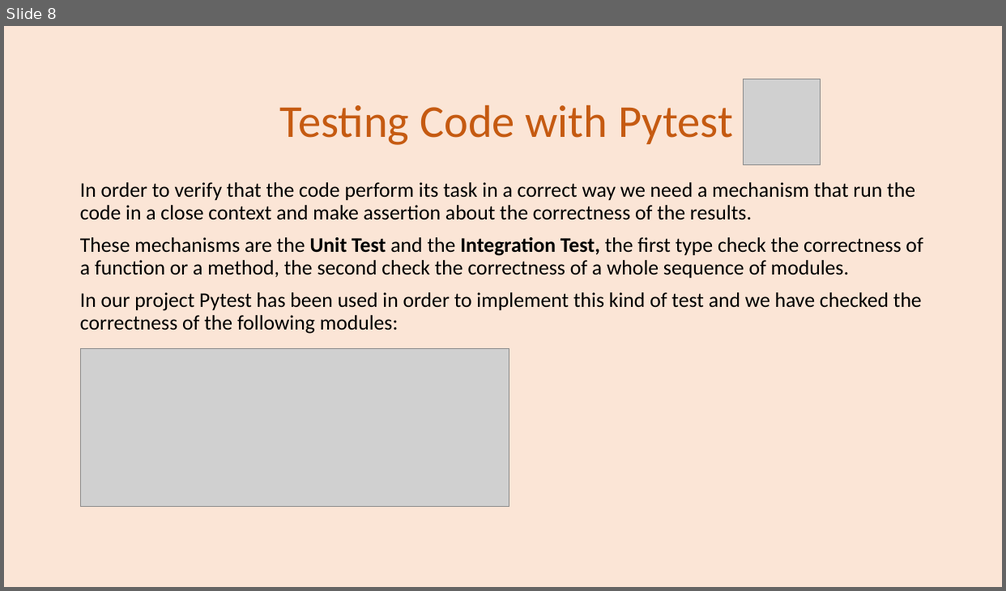
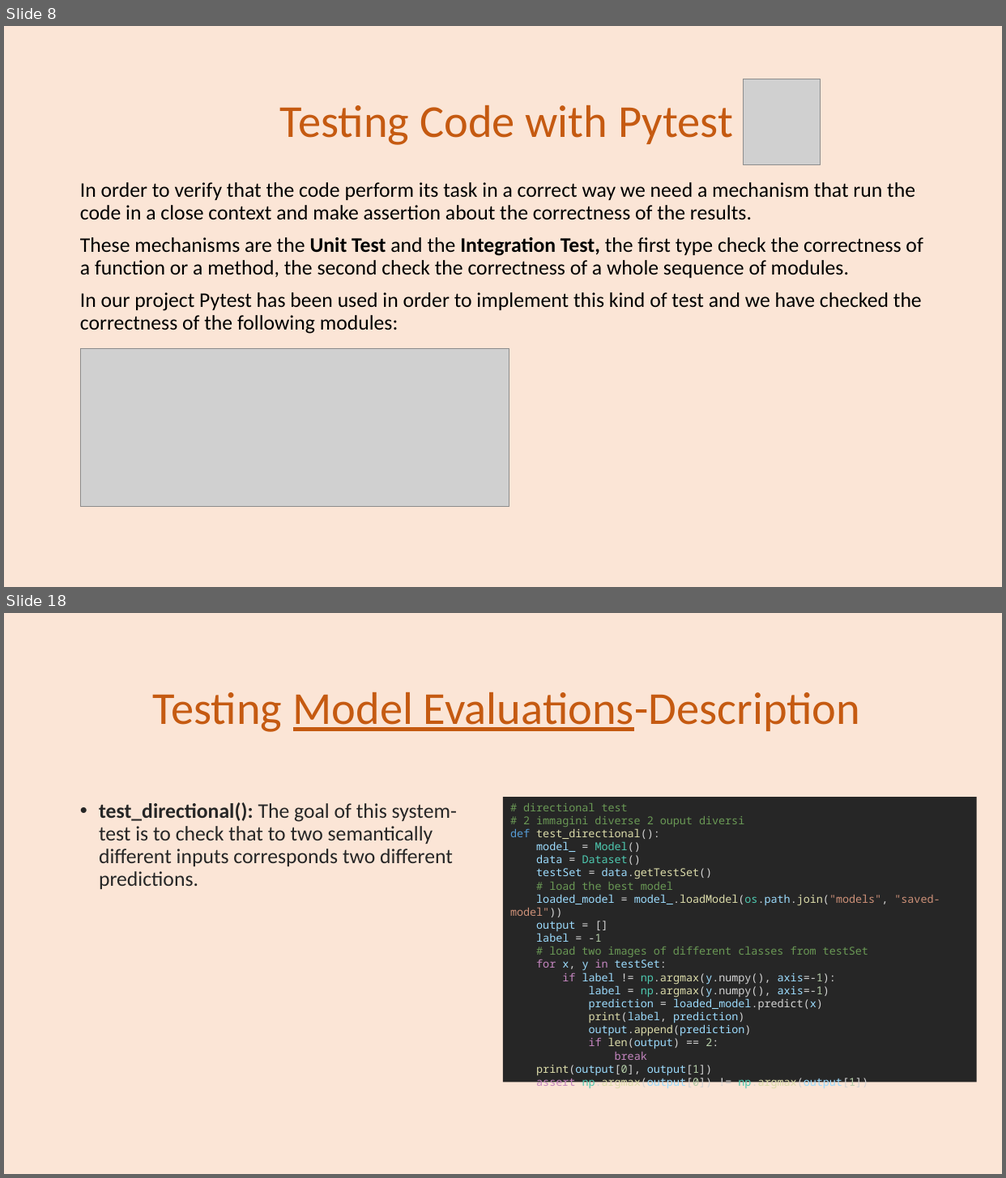
Before and after one commit to se4ai2223-uniba/architectural-style-recognition, a slide deck: docs/ArchiNet Team-Milestone 3.pptx. Shown one above the other, each under a label of ours: slide 8 before the commit, slides 8 and 18 after it; the slides between them are not shown. The pictures are 1006x591 and 1006x1178 pixels, drawn with LibreOffice and Linux fonts; fonts in the diff are those of the drawing; grey boxes stand for pictures. Boxes give left, top, right and bottom in pixels: in the first picture for what was removed or moved away, otherwise in the second. Text is boxed around its words. In the diff, an @@ line names an element or a change of style, - is before the commit and + after.

```diff
--- a/docs/ArchiNet Team-Milestone 3.pptx
+++ b/docs/ArchiNet Team-Milestone 3.pptx
@@ slide 18 added at [4, 613, 1002, 1174], background #FBE5D6 @@
@@ title added at [153, 692, 860, 732], 44 pt, text #C55A11 @@
+Testing Model Evaluations-Description
@@ text added at [99, 803, 457, 889], 20 pt, text #262626 @@
+• test_directional(): The goal of this system-test is to check that to two semantically different inputs corresponds two different predictions.
@@ rectangle added at [503, 797, 978, 1082], fill #262626, 10.5 pt, text #9CDCFE @@
+# directional test
+# 2 immagini diverse 2 ouput diversi
+def test_directional():
+model_ = Model()
+data = Dataset()
+testSet = data.getTestSet()
+# load the best model
+loaded_model = model_.loadModel(os.path.join("models", "saved-model"))
+output = []
+label = -1
+# load two images of different classes from testSet
+for x, y in testSet:
+if label != np.argmax(y.numpy(), axis=-1):
+label = np.argmax(y.numpy(), axis=-1)
+prediction = loaded_model.predict(x)
+print(label, prediction)
+output.append(prediction)
+if len(output) == 2:
+break
+print(output[0], output[1])
+assert np.argmax(output[0]) != np.argmax(output[1])
```
Also in this commit, not shown: 10 other slides added, 3 other files.
